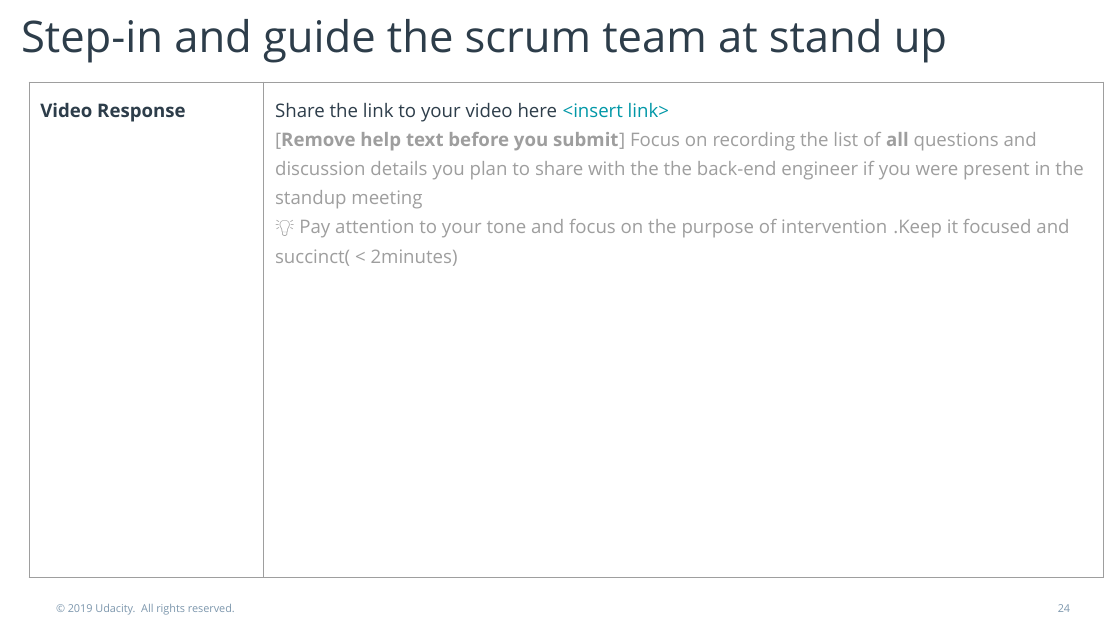
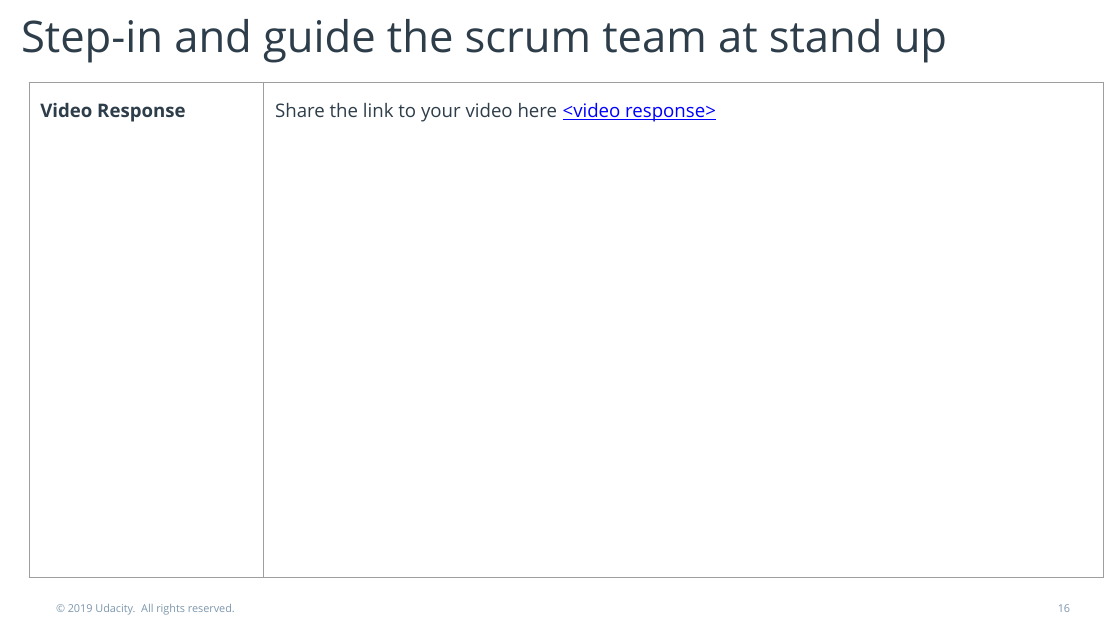
Before and after one commit to maleina/Health-App-Product-Management, a slide deck: slide 16 of 3 - Product Development/Project Presentation Course 3.pptx (slide 24 before the commit). Drawn at 1120x630 pixels with LibreOffice and Linux fonts; fonts in the diff are those of the drawing. Boxes give left, top, right and bottom in pixels: in the first picture for what was removed or moved away, otherwise in the second. Text is boxed around its words. In the diff, an @@ line names an element or a change of style, - is before the commit and + after.

```diff
--- a/3 - Product Development/Project Presentation Course 3.pptx
+++ b/3 - Product Development/Project Presentation Course 3.pptx
@@ table at [29, 82, 1103, 577] @@
-row 1, column 2: Share the link to your video here <insert link> / [Remove help text before you submit] Focus on recording the list of all questions and discussion details you plan to share with the the back-end engineer if you were present in the standup meeting / 💡 Pay attention to your tone and focus on the purpose of intervention .Keep it focused and succinct( < 2minutes)
+row 1, column 2: Share the link to your video here <video response>
@@ page number at [1058, 604, 1070, 612]: text changed @@
-24
+16
```
Also in this commit, not shown: 10 other slides changed, 10 slides removed, 2 other files.
